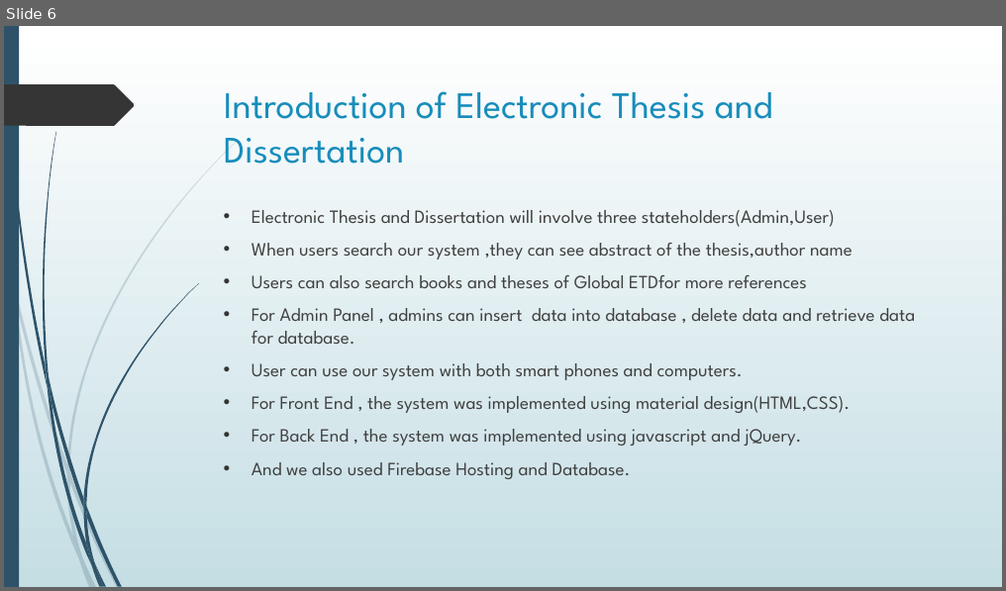
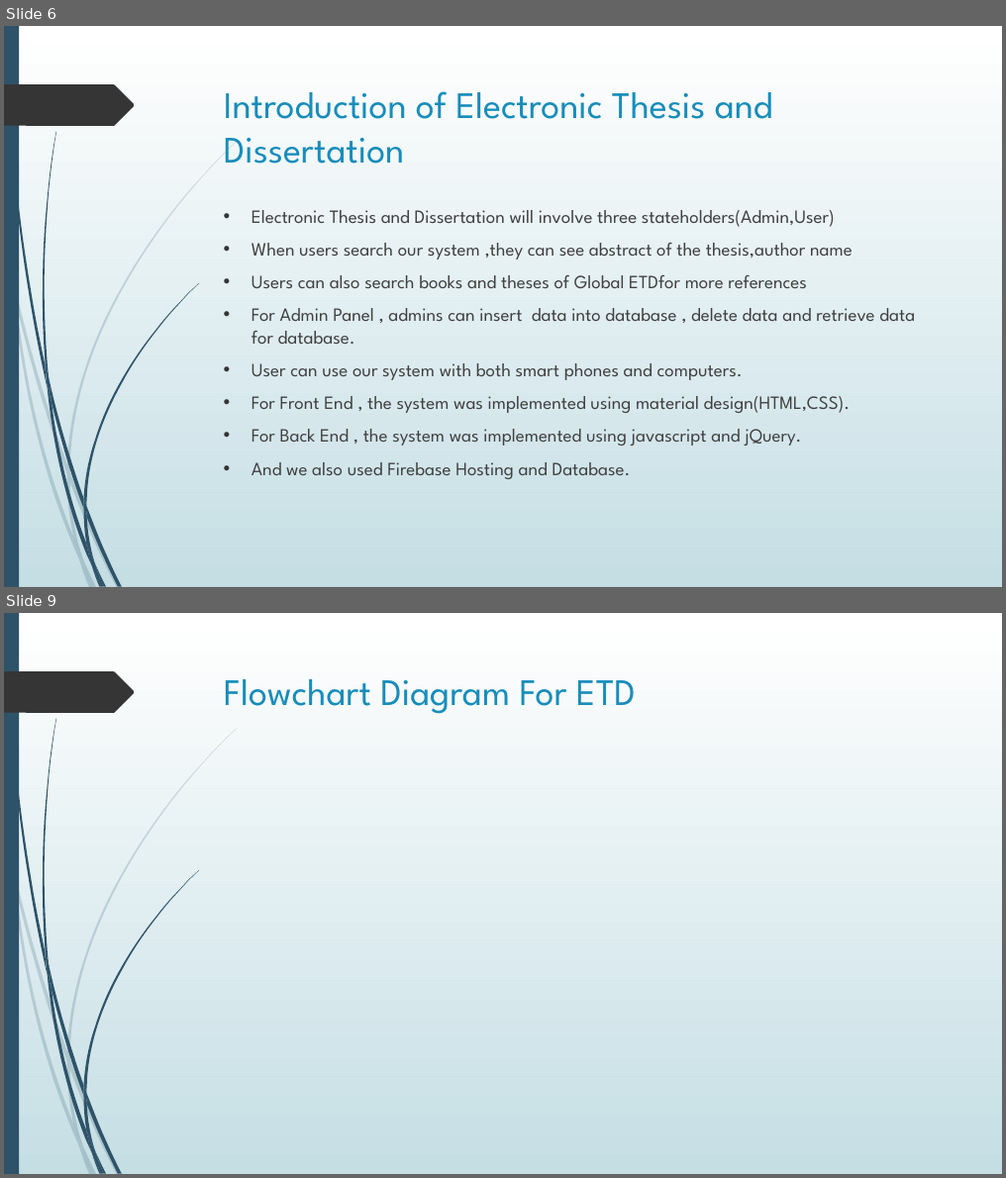
Before and after one commit to bravo-mdy-geo/Powerpoint, a slide deck: 1.pptx. Shown one above the other, each under a label of ours: slide 6 before the commit, slides 6 and 9 after it; the slides between them are not shown. The pictures are 1006x591 and 1006x1178 pixels, drawn with LibreOffice and Linux fonts; fonts in the diff are those of the drawing. Boxes give left, top, right and bottom in pixels: in the first picture for what was removed or moved away, otherwise in the second. Text is boxed around its words. In the diff, an @@ line names an element or a change of style, - is before the commit and + after.

```diff
--- a/1.pptx
+++ b/1.pptx
@@ slide 9 added at [4,613,1002,1174], background gradient #FFFFFF to #C5DEE5; not listed: 24 template elements that a slide beside it also shows @@
@@ title added at [224,679,636,714], 36 pt, text #178DBB @@
+Flowchart Diagram For ETD
```
Also in this commit, not shown: 8 other slides added.
